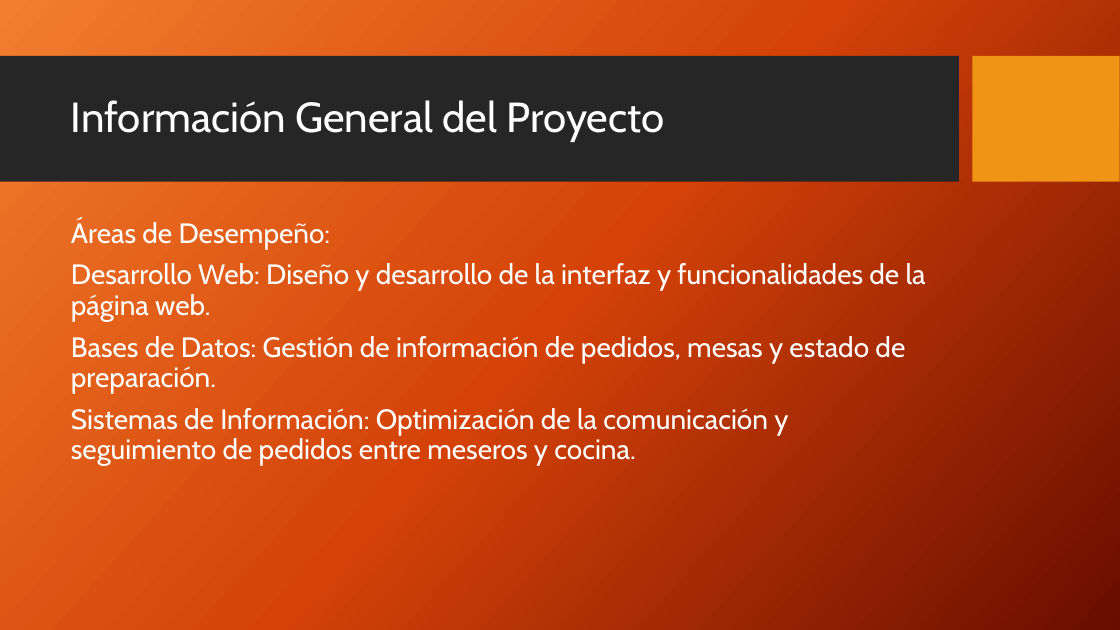
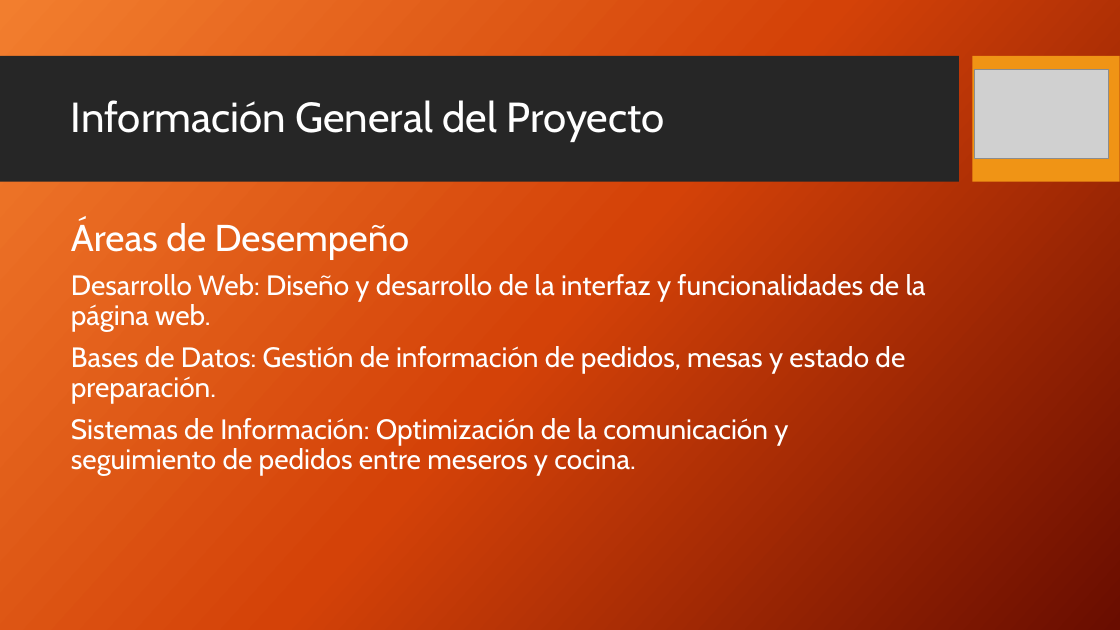
Before and after one commit to Devia-1/2024_2_PO_CAPSTONE_001D_GRUPO_2, a slide deck: slide 2 of Fase 1/Evidencias Grupales/InfoCookies.pptx. Drawn at 1120x630 pixels with LibreOffice and Linux fonts; fonts in the diff are those of the drawing; grey boxes stand for pictures; background and template pictures are left out. Boxes give left, top, right and bottom in pixels: in the first picture for what was removed or moved away, otherwise in the second. Text is boxed around its words. In the diff, an @@ line names an element or a change of style, - is before the commit and + after.

Commit message:
1.2

```diff
--- a/Fase 1/Evidencias Grupales/InfoCookies.pptx
+++ b/Fase 1/Evidencias Grupales/InfoCookies.pptx
@@ picture added at [975, 69, 1109, 158] @@
@@ text at [71, 219, 410, 259]: text changed; size 24 to 32 pt @@
-Áreas de Desempeño:
+Áreas de Desempeño
```
Also in this commit, not shown: 6 other slides changed.
